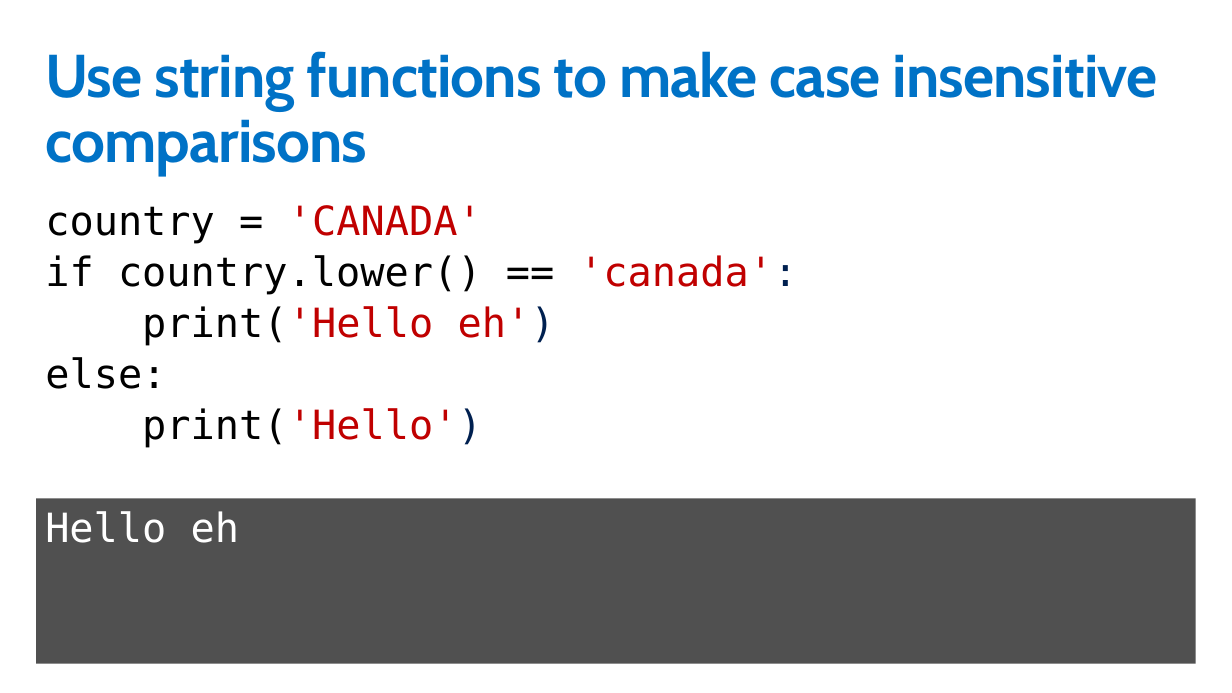
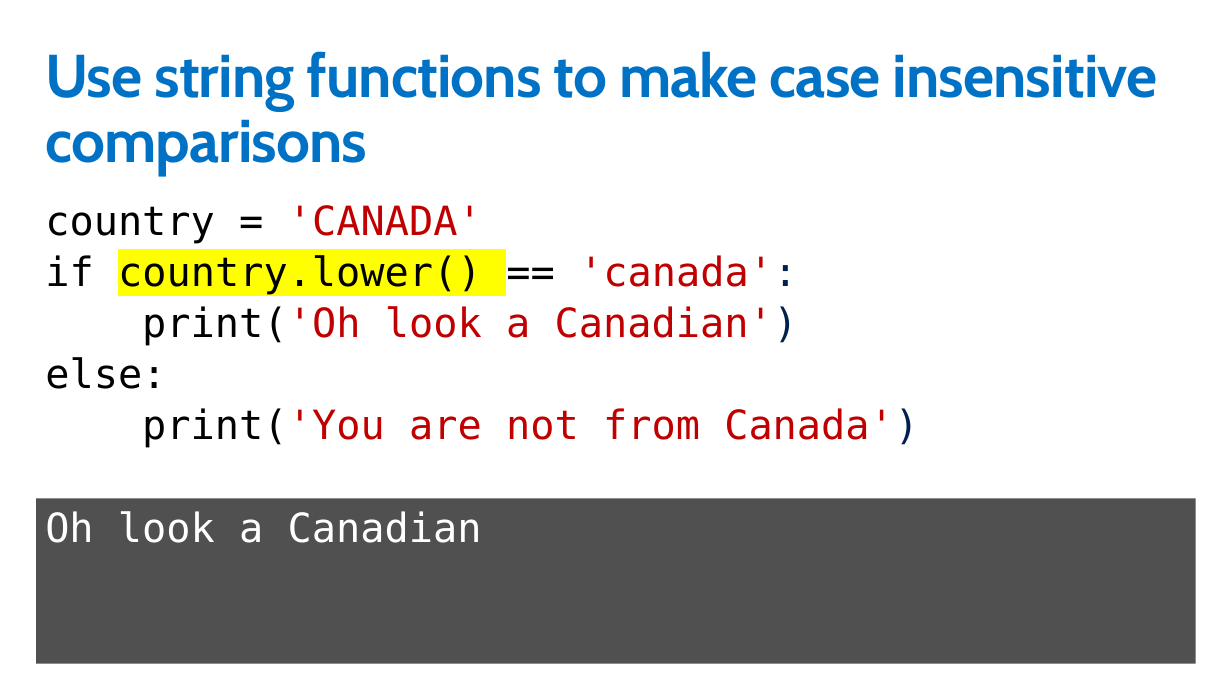
Before and after one commit to GeekTrainer/python-getting-started, a slide deck: slide 6 of Slides/8 - Conditions.pptx. Drawn at 1232x693 pixels with LibreOffice and Linux fonts; fonts in the diff are those of the drawing. Boxes give left, top, right and bottom in pixels: in the first picture for what was removed or moved away, otherwise in the second. Text is boxed around its words. In the diff, an @@ line names an element or a change of style, - is before the commit and + after.

```diff
--- a/Slides/8 - Conditions.pptx
+++ b/Slides/8 - Conditions.pptx
@@ text at box(45, 255, 797, 295): highlight none to #FFFF00 in "country.lower()" @@
@@ text at box(142, 306, 798, 346): text changed @@
-print('Hello eh')
+print('Oh look a Canadian')
@@ text at box(142, 408, 919, 448): text changed @@
-print('Hello')
+print('You are not from Canada')
@@ text in rectangle at box(45, 511, 482, 543): text changed @@
-Hello eh
+Oh look a Canadian
```
Also in this commit, not shown: 1 other slide changed, 19 other files.
